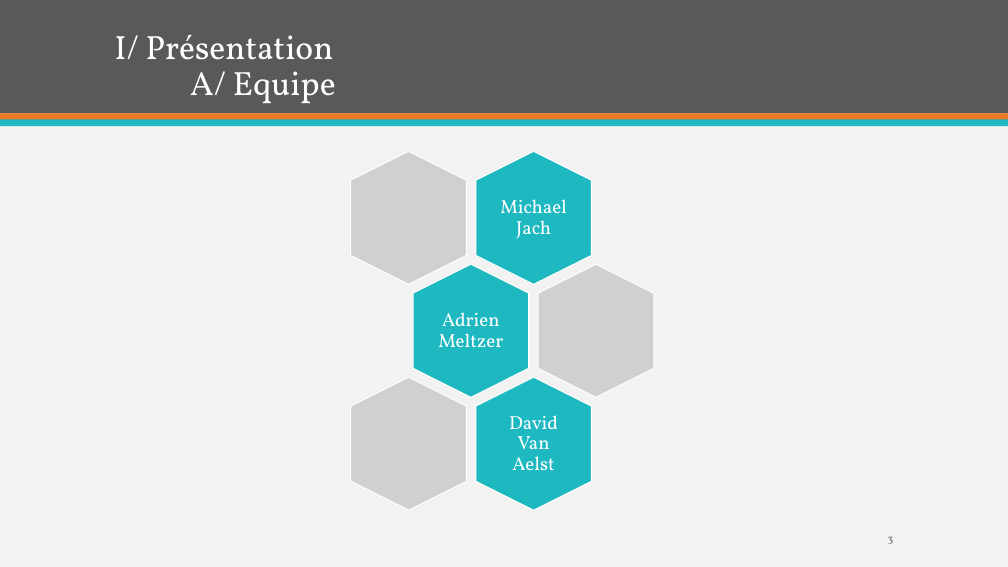
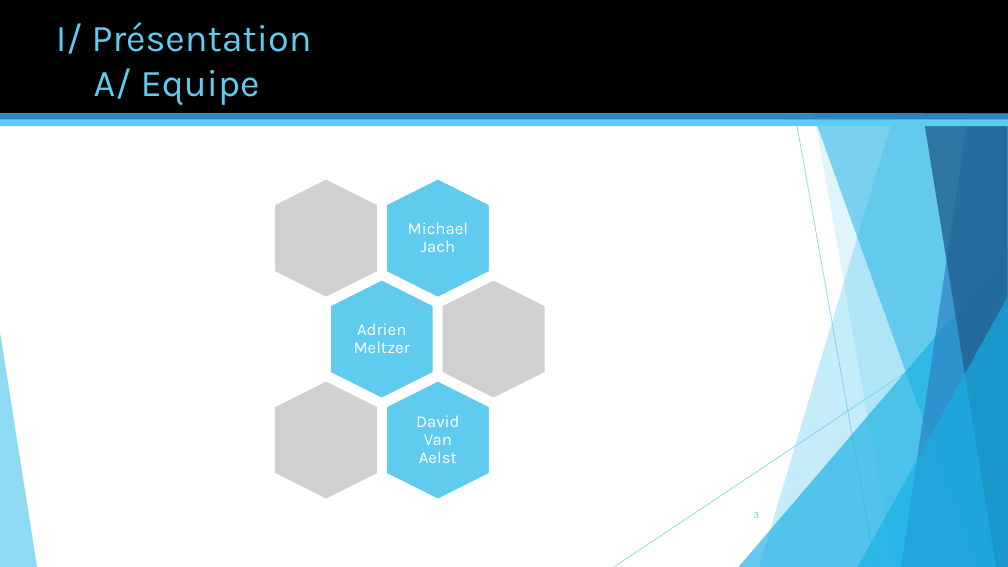
Before and after one commit to miyujach/Projet-Robot, a slide deck: slide 3 of Projet Robot.pptm. Drawn at 1008x567 pixels with LibreOffice and Linux fonts; fonts in the diff are those of the drawing; grey boxes stand for pictures. Boxes give left, top, right and bottom in pixels: in the first picture for what was removed or moved away, otherwise in the second. Text is boxed around its words. In the diff, an @@ line names an element or a change of style, - is before the commit and + after.

```diff
--- a/Projet Robot.pptm
+++ b/Projet Robot.pptm
@@ background #F2F2F2 to #FFFFFF @@
@@ rectangle at [0,0,1008,113]: fill #595959 to #000000 @@
@@ title "I/ Présentation A/ Equipe": place and size @@
-title "I/ Présentation A/ Equipe" at [115,35,336,103]
+title "I/ Présentation A/ Equipe" at [56,22,312,105]
@@ title "I/ Présentation A/ Equipe" at [56,22,312,105]: size 32 to 36 pt, font Vollkorn to Karla, text colour #FFFFFF to #5FCBEF; line spacing 0.9 to 1; vertical alignment bottom to top @@
@@ rectangle at [0,113,1008,120]: fill #EF7920 to #2E83C3 @@
@@ rectangle at [0,119,1008,126]: fill #1EB8C1 to #5FCBEF @@
@@ picture added at [274,179,378,298] @@
@@ picture removed at [350,152,466,285] @@
@@ fill #1EB8C1 to #5FCBEF; outline #FFFFFF 1 pt to #FFFFFF 1.5 pt in 3 elements at [386,381,490,500], [330,280,433,399], [386,179,490,298] @@
@@ hexagon: place and size @@
-hexagon at [476,152,592,285]
+hexagon at [386,179,490,298]
@@ size 18 to 16 pt, font Vollkorn to Karla in 3 elements at [416,415,460,463], [354,323,410,353], [408,222,468,252] @@
@@ text "Michael Jach": place and size @@
-text "Michael Jach" at [500,199,567,239]
+text "Michael Jach" at [408,222,468,252]
@@ picture removed at [538,264,654,397] @@
@@ hexagon: place and size @@
-hexagon at [413,264,529,397]
+hexagon at [330,280,433,399]
@@ text "Adrien Meltzer": place and size @@
-text "Adrien Meltzer" at [438,312,503,347]
+text "Adrien Meltzer" at [354,323,410,353]
@@ picture added at [442,280,545,399] @@
@@ group added at [0,0,1008,567]: 5 freeform shapes, 3 triangles, 2 lines @@
@@ picture added at [274,381,378,500] @@
@@ picture removed at [350,377,466,510] @@
@@ hexagon: place and size @@
-hexagon at [476,377,592,510]
+hexagon at [386,381,490,500]
@@ text "David Van Aelst": place and size @@
-text "David Van Aelst" at [509,415,558,470]
+text "David Van Aelst" at [416,415,460,463]
@@ page number: place and size @@
-page number at [888,537,893,544]
+page number at [754,512,760,518]
@@ page number at [754,512,760,518]: size 10 to 9 pt, font Vollkorn to Karla, text colour #595959 to #5FCBEF @@
```
Also in this commit, not shown: 12 other slides changed.
